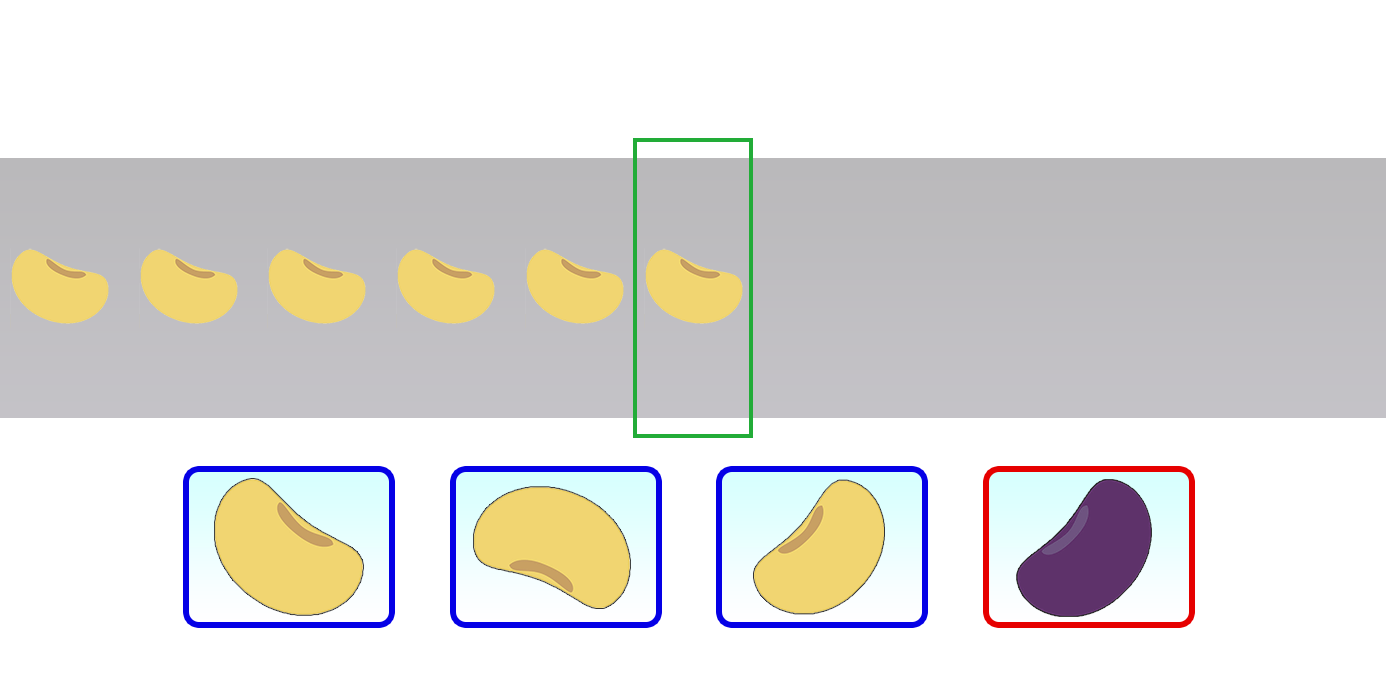
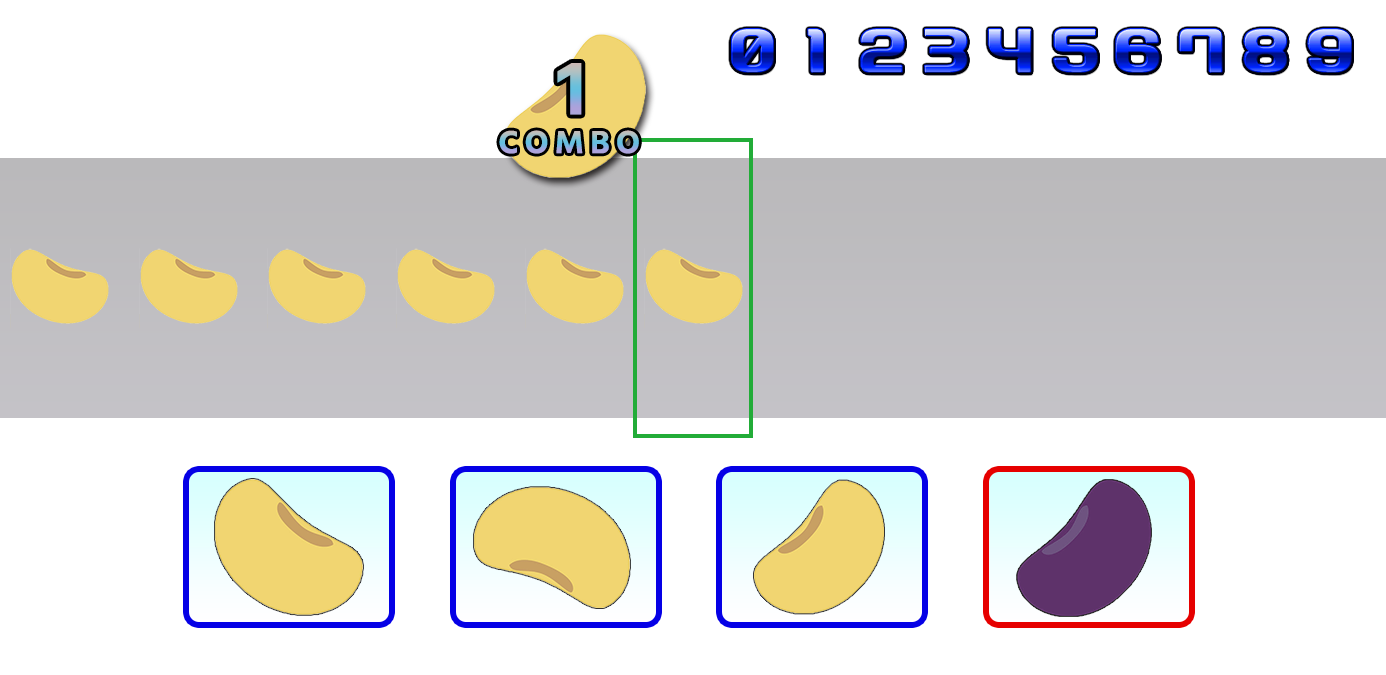
Layer changes from the first (1386, 675) image to the second:
added layer "1" in group "game" over (557, 63, 582, 115)
added layer "COMBO" in group "game" over (499, 130, 639, 154)
added layer "base_combo" in group "game" over (504, 34, 646, 178)
added layer "number" in group "game" over (728, 26, 1354, 76)
